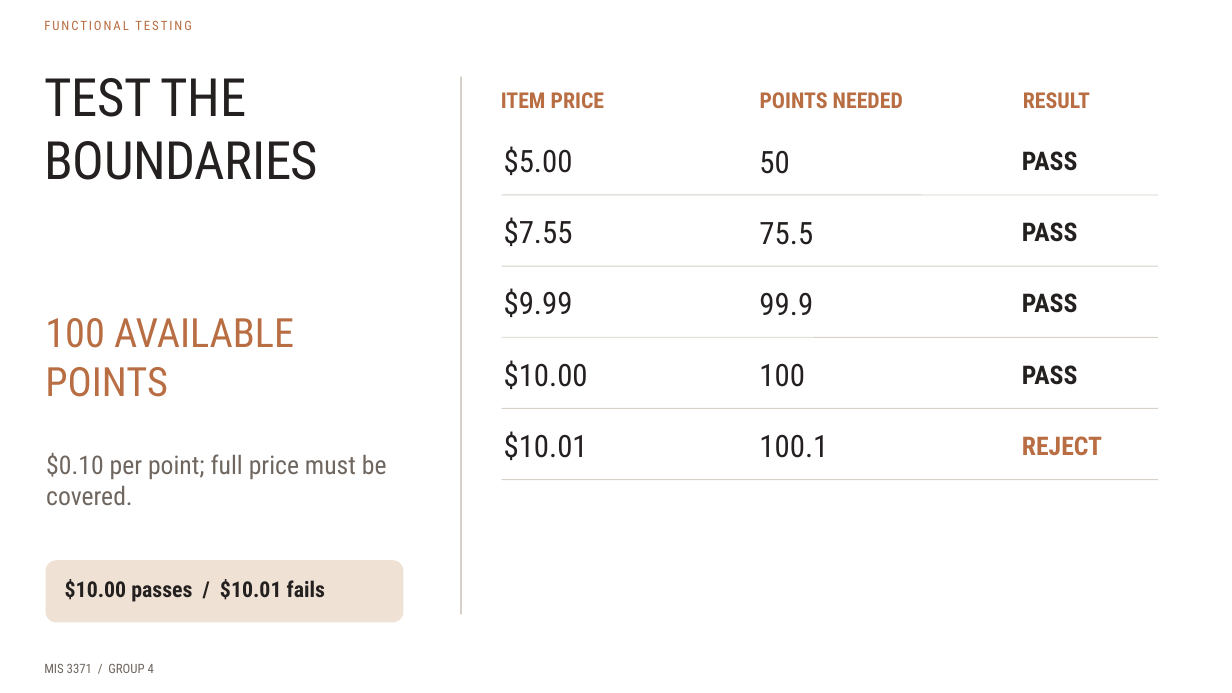
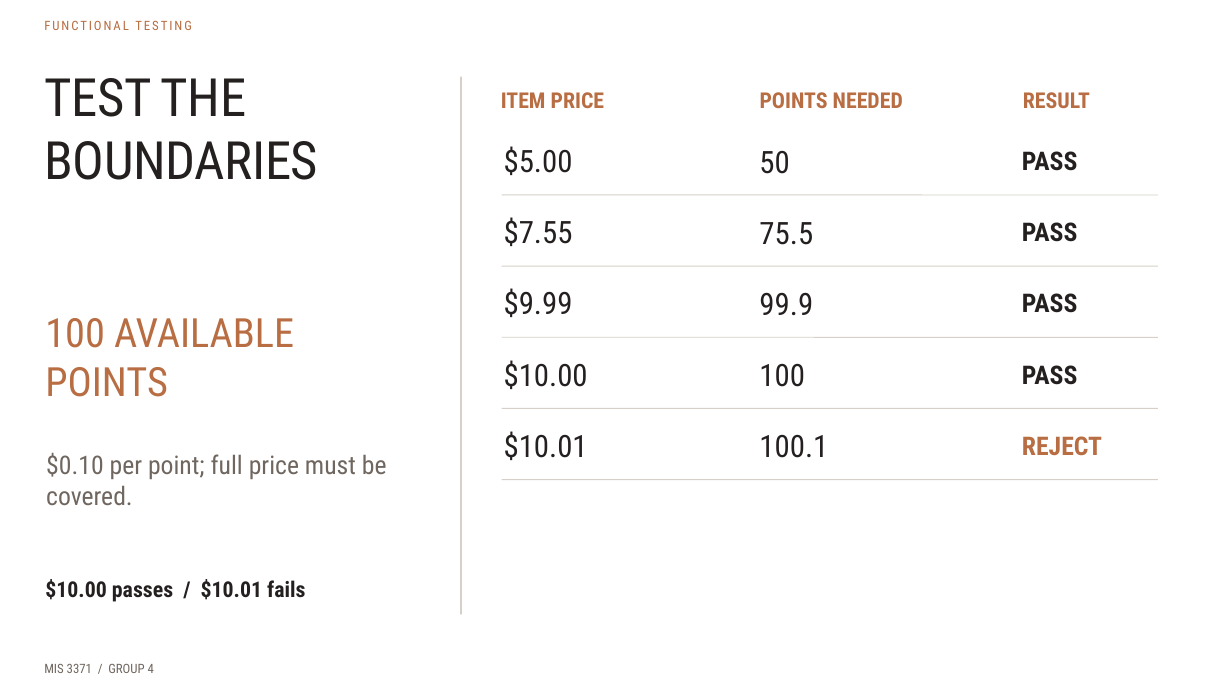
Before and after one commit to UH-MIS3371/MIS3371-Section10129-Group4, a slide deck: slide 13 of docs/Presentation PPT/BurgerShot_Presentation.pptx. Drawn at 1232x693 pixels with LibreOffice and Linux fonts; fonts in the diff are those of the drawing. Boxes give left, top, right and bottom in pixels: in the first picture for what was removed or moved away, otherwise in the second. Text is boxed around its words. In the diff, an @@ line names an element or a change of style, - is before the commit and + after.

Commit message:
fixed some inaccuracies and slide layout

```diff
--- a/docs/Presentation PPT/BurgerShot_Presentation.pptx
+++ b/docs/Presentation PPT/BurgerShot_Presentation.pptx
@@ text "$10.00 passes / $10.01 fails" moved from (x1=65, y1=579, x2=325, y2=602) to (x1=45, y1=579, x2=305, y2=602) @@
@@ rounded rectangle removed at (x1=46, y1=561, x2=403, y2=622) @@
```
Also in this commit, not shown: 6 other slides changed.
